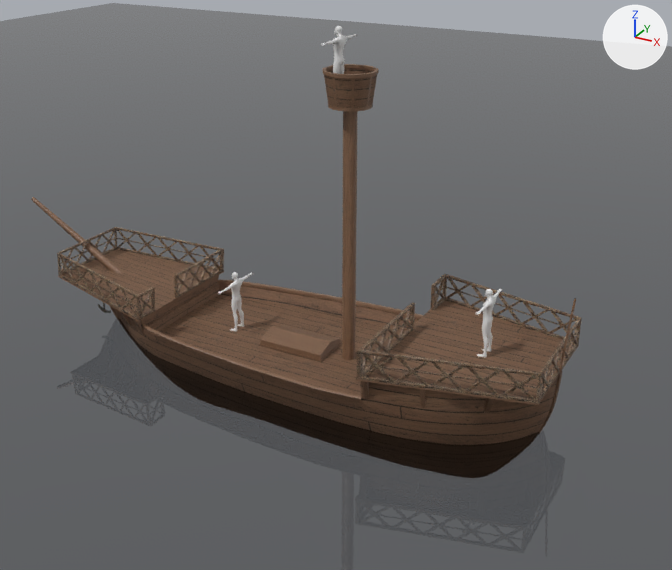
The Blender file Blender/BlendFiles/Ship.Cog.01.blend, before and after one commit.
One viewpoint serves both versions: a camera (50 mm lens) standing at (12.4, -20.2, 12.1) and looking at (1.2, 0.2, 1.9). The lights are fixed; the arrows at upper right show +X, +Y and +Z.

The older version as bpy lines, for what is in view:
```python
ob_body_low_body_low_001 = bpy.data.objects.new('Body_low_body_low.001', me_body_low_body_low)
ob_body_low_body_low_001.location = (5.6, 0.0, 1.0)
ob_body_low_body_low_002 = bpy.data.objects.new('Body_low_body_low.002', me_body_low_body_low)
ob_body_low_body_low_002.location = (1.37, 0.0, 7.0)
ob_cube = bpy.data.objects.new('Cube', me_cube_012)
ob_cube.parent = ob_middledeck
ob_cube.location = (0.0, 0.0, -0.1)
ob_hull_001 = bpy.data.objects.new('Hull.001', me_plane_002)
ob_hull_001.parent = ob_middledeck
ob_hull_001.location = (0.896, 0.0, -2.941)
ob_mast = bpy.data.objects.new('Mast', me_cylinder_001)
ob_mast.parent = ob_middledeck
ob_mast.location = (1.667, 0.0, -0.1)
# also in view: 'TopDeck' at (5.4, 0.0, 1.0); 'FrontDeckWalls' at (-5.8, 0.0, 1.1); 'TopDeckWalls' at (5.4, 0.0, 1.4); 'FrontDeck' at (-5.8, 0.0, 0.7); 'Plane.001' at (0.9, 0.0, -0.8)
```
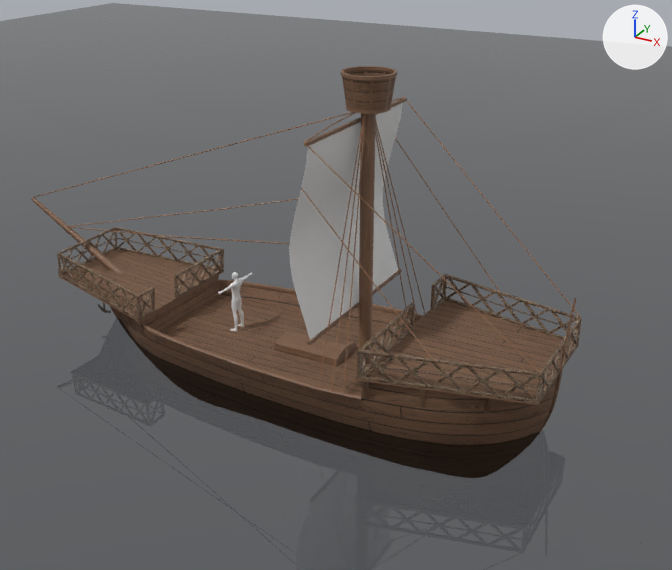
Pixel boxes [x1, y1, x2, y2] of what changed, in the pictures (672 x 570 px):
'SailTopStrut', added: after [289, 98, 407, 345]
    faces in mat_sail (white #e7e7e7): [289, 103, 403, 340]
    faces in mat_shipwooddrough: [304, 98, 407, 345]
'Mast', moved: before [323, 64, 379, 360]; after [341, 66, 397, 364]
'Mast.001', added (brown): after [33, 97, 581, 394]
'Cube', moved: before [259, 324, 342, 362]; after [274, 328, 357, 366]
'Body_low_body_low.001', deleted: before [476, 289, 503, 358]
'Body_low_body_low.002', deleted: before [321, 26, 357, 74]

Diff of the bpy script that builds the scene:
```diff
--- a/Blender/BlendFiles/Ship.Cog.01.blend.py
+++ b/Blender/BlendFiles/Ship.Cog.01.blend.py
@@ cu_mast_001 @@
+cu_mast_001 = bpy.data.curves.new('Mast.001', 'CURVE')
+cu_mast_001.dimensions = '3D'
+_sp = cu_mast_001.splines.new('POLY'); _sp.points.add(2)
+_sp.points.foreach_set('co', [0.518, 2.526, 0.479, 0.0, 0.176, 1.352, 3.761, 0.0, -0.166, 0.178, 7.043, 0.0])
+_sp.order_u = 3
+_sp.order_v = 0
+_sp.resolution_v = 0
+_sp.use_endpoint_u = True
+_sp.use_smooth = False
+_sp = cu_mast_001.splines.new('POLY'); _sp.points.add(2)
+_sp.points.foreach_set('co', [0.199, 2.57, 0.479, 0.0, 0.00798, 1.372, 3.761, 0.0, -0.183, 0.174, 7.043, 0.0])
+_sp.order_u = 3
+_sp.order_v = 0
+_sp.resolution_v = 0
+_sp.use_endpoint_u = True
+_sp.use_smooth = False
+_sp = cu_mast_001.splines.new('POLY'); _sp.points.add(4)
+_sp.points.foreach_set('co', [-0.44, -2.64, 6.78, 0.0, -0.493, -1.32, 6.874, 0.0, -0.516, 0.0, 6.916, 0.0, -0.493, 1.32, 6.874, 0.0, -0.44, 2.64, 6.78, 0.0])
+_sp.order_v = 0
+_sp.resolution_v = 0
+_sp.use_endpoint_u = True
+_sp.use_smooth = False
+_sp = cu_mast_001.splines.new('POLY'); _sp.points.add(2)
+_sp.points.foreach_set('co', [-0.604, 2.519, 5.662, 0.0, 1.155, 2.385, 3.67, 0.0, 2.751, 2.252, 1.902, 0.0])
+_sp.order_u = 3
+_sp.order_v = 0
+_sp.resolution_v = 0
+_sp.use_endpoint_u = True
+_sp.use_smooth = False
+_sp = cu_mast_001.splines.new('POLY'); _sp.points.add(2)
+_sp.points.foreach_set('co', [-0.942, 2.496, 4.215, 0.0, -5.58, 1.335, 3.17, 0.0, -10.72, 0.0296, 2.126, 0.0])
+_sp.order_u = 3
+_sp.order_v = 0
+_sp.resolution_v = 0
+_sp.use_endpoint_u = True
+_sp.use_smooth = False
+_sp = cu_mast_001.splines.new('POLY'); _sp.points.add(2)
+_sp.points.foreach_set('co', [-0.44, 2.64, 6.78, 0.0, 2.352, 2.151, 4.343, 0.0, 5.144, 1.663, 1.907, 0.0])
+_sp.order_u = 3
+_sp.order_v = 0
+_sp.resolution_v = 0
+_sp.use_endpoint_u = True
+_sp.use_smooth = False
+_sp = cu_mast_001.splines.new('POLY'); _sp.points.add(2)
+_sp.points.foreach_set('co', [-0.148, 2.624, 0.479, 0.0, -0.171, 1.399, 3.761, 0.0, -0.194, 0.174, 7.043, 0.0])
+_sp.order_u = 3
+_sp.order_v = 0
+_sp.resolution_v = 0
+_sp.use_endpoint_u = True
+_sp.use_smooth = False
+_sp = cu_mast_001.splines.new('POLY'); _sp.points.add(2)
+_sp.points.foreach_set('co', [0.518, -2.526, 0.479, 0.0, 0.176, -1.352, 3.761, 0.0, -0.166, -0.178, 7.043, 0.0])
+_sp.order_u = 3
+_sp.order_v = 0
+_sp.resolution_v = 0
+_sp.use_endpoint_u = True
+_sp.use_smooth = False
+_sp = cu_mast_001.splines.new('POLY'); _sp.points.add(2)
+_sp.points.foreach_set('co', [0.199, -2.57, 0.479, 0.0, 0.00798, -1.372, 3.761, 0.0, -0.183, -0.174, 7.043, 0.0])
+_sp.order_u = 3
+_sp.order_v = 0
+_sp.resolution_v = 0
+_sp.use_endpoint_u = True
+_sp.use_smooth = False
+_sp = cu_mast_001.splines.new('POLY'); _sp.points.add(2)
+_sp.points.foreach_set('co', [-0.604, -2.519, 5.662, 0.0, 1.155, -2.385, 3.67, 0.0, 2.751, -2.252, 1.902, 0.0])
+_sp.order_u = 3
+_sp.order_v = 0
+_sp.resolution_v = 0
+_sp.use_endpoint_u = True
+_sp.use_smooth = False
+_sp = cu_mast_001.splines.new('POLY'); _sp.points.add(2)
+_sp.points.foreach_set('co', [-0.462, 0.0, 6.953, 0.0, -6.266, 0.0, 4.918, 0.0, -12.07, 0.0, 2.884, 0.0])
+_sp.order_u = 3
+_sp.order_v = 0
+_sp.resolution_v = 0
+_sp.use_endpoint_u = True
+_sp.use_smooth = False
+_sp = cu_mast_001.splines.new('POLY'); _sp.points.add(2)
+_sp.points.foreach_set('co', [-0.942, -2.496, 4.215, 0.0, -5.58, -1.335, 3.17, 0.0, -10.72, -0.0296, 2.126, 0.0])
+_sp.order_u = 3
+_sp.order_v = 0
+_sp.resolution_v = 0
+_sp.use_endpoint_u = True
+_sp.use_smooth = False
+_sp = cu_mast_001.splines.new('POLY'); _sp.points.add(2)
+_sp.points.foreach_set('co', [-0.44, -2.64, 6.78, 0.0, 2.352, -2.151, 4.343, 0.0, 5.144, -1.663, 1.907, 0.0])
+_sp.order_u = 3
+_sp.order_v = 0
+_sp.resolution_v = 0
+_sp.use_endpoint_u = True
+_sp.use_smooth = False
+_sp = cu_mast_001.splines.new('POLY'); _sp.points.add(2)
+_sp.points.foreach_set('co', [-0.148, -2.624, 0.479, 0.0, -0.171, -1.399, 3.761, 0.0, -0.194, -0.174, 7.043, 0.0])
+_sp.order_u = 3
+_sp.order_v = 0
+_sp.resolution_v = 0
+_sp.use_endpoint_u = True
+_sp.use_smooth = False
+cu_mast_001.materials.append(mat_rop)  # brown #976e50
+cu_mast_001.bevel_mode = 'OBJECT'
+cu_mast_001.fill_mode = 'FULL'
+cu_mast_001.bevel_object = ob_circle
@@ cu_circle @@
+cu_circle = bpy.data.curves.new('Circle', 'CURVE')
+cu_circle.dimensions = '2D'
+_sp = cu_circle.splines.new('BEZIER'); _sp.bezier_points.add(3)
+_sp.bezier_points.foreach_set('co', [0.014, 0.0, 0.0, 0.0, 0.014, 0.0, -0.014, 0.0, 0.0, 0.0, -0.014, 0.0])
+_sp.bezier_points.foreach_set('handle_left', [0.014, -0.00773, 0.0, 0.00773, 0.014, 0.0, -0.014, 0.00773, 0.0, -0.00773, -0.014, 0.0])
+_sp.bezier_points.foreach_set('handle_right', [0.014, 0.00773, 0.0, -0.00773, 0.014, 0.0, -0.014, -0.00773, 0.0, 0.00773, -0.014, 0.0])
+_sp.use_cyclic_u = True
+_sp.use_endpoint_u = True
+cu_circle.materials.append(mat_rop)  # brown #976e50
+cu_circle.use_path = True
+cu_circle.bevel_mode = 'OBJECT'
+cu_circle.bevel_profile.use_clip = True
+cu_circle.fill_mode = 'BOTH'
@@ ob_body_low_body_low_001 @@
-ob_body_low_body_low_001 = bpy.data.objects.new('Body_low_body_low.001', me_body_low_body_low)
@@ ob_body_low_body_low_002 @@
-ob_body_low_body_low_002 = bpy.data.objects.new('Body_low_body_low.002', me_body_low_body_low)
@@ ob_cube @@
 ob_cube.matrix_parent_inverse = Matrix(((1.0, 0.0, 0.0, -6.5), (0.0, 1.0, 0.0, 0.0), (0.0, 0.0, 1.0, -1.0), (0.0, 0.0, 0.0, 1.0)))
-ob_cube.location = (0.0, 0.0, -0.1)
+ob_cube.location = (0.5, 0.0, -0.1)
@@ ob_mast @@
 ob_mast.matrix_parent_inverse = Matrix(((1.0, 0.0, 0.0, -6.5), (0.0, 1.0, 0.0, 0.0), (0.0, 0.0, 1.0, -1.0), (0.0, 0.0, 0.0, 1.0)))
-ob_mast.location = (1.667, 0.0, -0.1)
+ob_mast.location = (2.167, 0.0, -0.1)
@@ ob_mast_001 @@
+ob_mast_001 = bpy.data.objects.new('Mast.001', cu_mast_001)
+ob_mast_001.parent = ob_middledeck
+ob_mast_001.location = (2.346, 0.0, -0.159)
@@ ob_circle @@
+ob_circle = bpy.data.objects.new('Circle', cu_circle)
+ob_circle.location = (9.98, 0.0, -3.24)
@@ ob_sailtopstrut @@
+ob_sailtopstrut = bpy.data.objects.new('SailTopStrut', me_cube_001)  # 38 vertices, 22 faces; spans x -0.78..-0.18, y -2.64..2.64, z -5.05..0.03; in mat_sail (white #e7e7e7)
+ob_sailtopstrut.location = (2.17, 0.0, 6.59)
```
